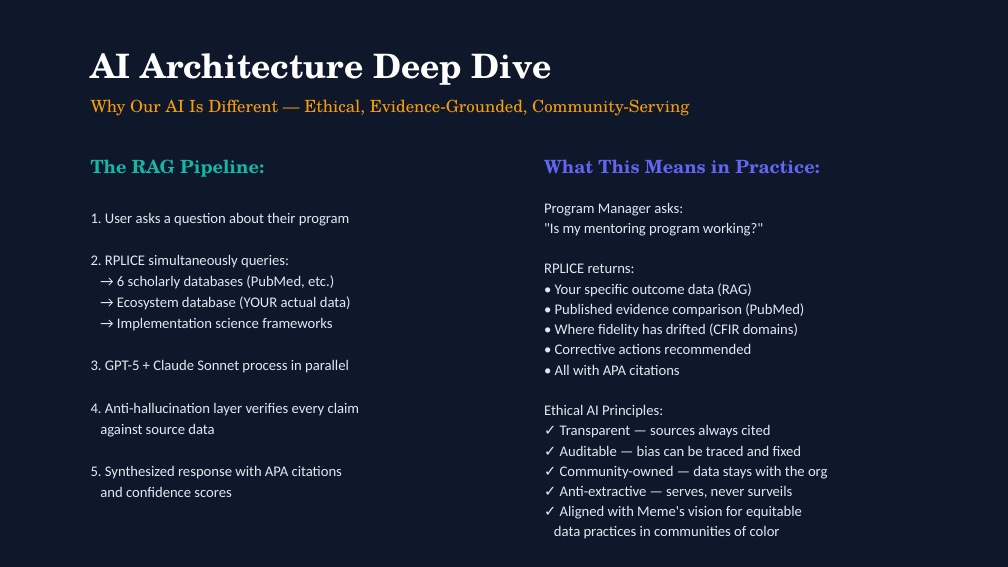
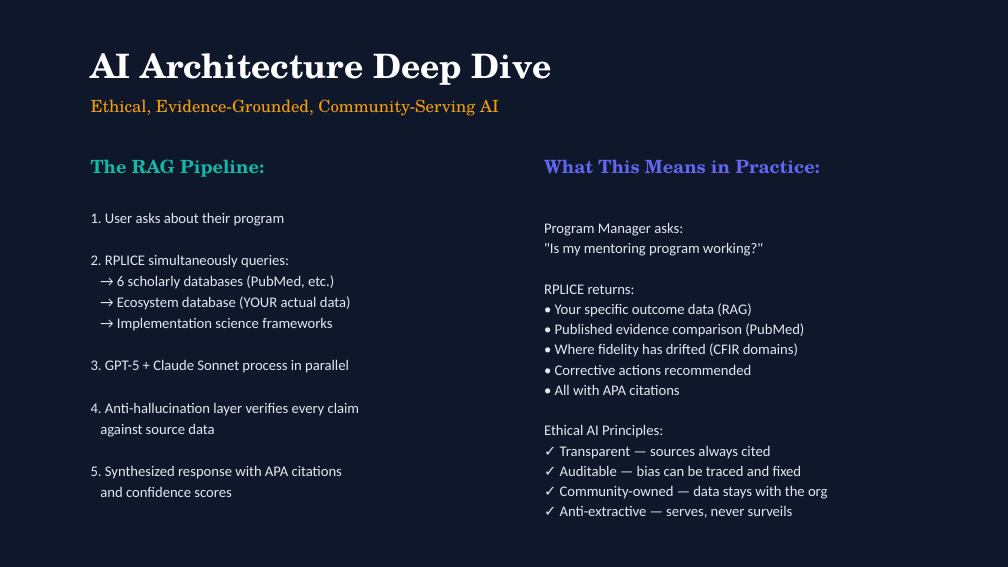
Before and after one commit to mrterryflood-ui/Thriveup, a slide deck: slide 4 of attached_assets/ThriveUp_RPLICE_MEASURE_Improved.pptx. Drawn at 1008x567 pixels with LibreOffice and Linux fonts; fonts in the diff are those of the drawing. Boxes give left, top, right and bottom in pixels: in the first picture for what was removed or moved away, otherwise in the second. Text is boxed around its words. In the diff, an @@ line names an element or a change of style, - is before the commit and + after.

```diff
--- a/attached_assets/ThriveUp_RPLICE_MEASURE_Improved.pptx
+++ b/attached_assets/ThriveUp_RPLICE_MEASURE_Improved.pptx
@@ text at (91, 99, 499, 116): text changed @@
-Why Our AI Is Different — Ethical, Evidence-Grounded, Community-Serving
+Ethical, Evidence-Grounded, Community-Serving AI
@@ text at (91, 212, 285, 226): text changed @@
-1. User asks a question about their program
+1. User asks about their program
@@ text at (554, 505, 802, 539): paragraphs removed @@
-✓ Aligned with Meme's vision for equitable
-data practices in communities of color
```
Also in this commit, not shown: 9 other slides changed, 2 slides added, 2 slides removed, 2 other files.
